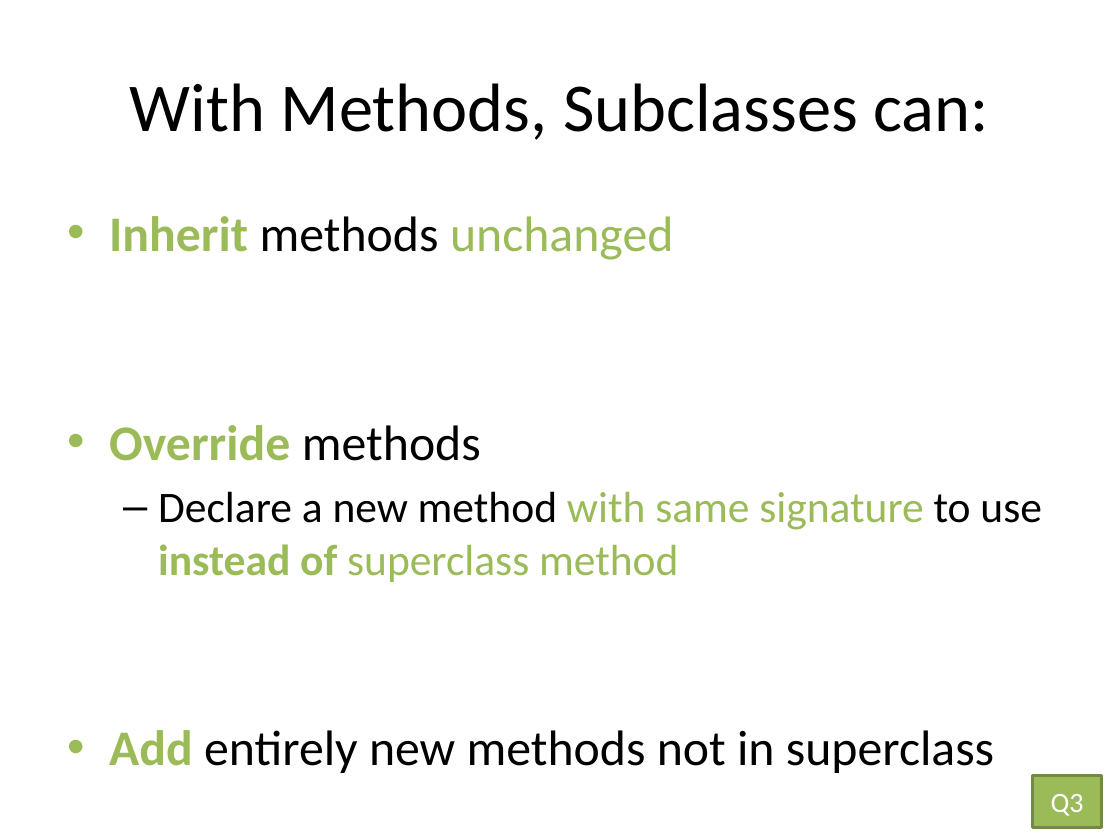
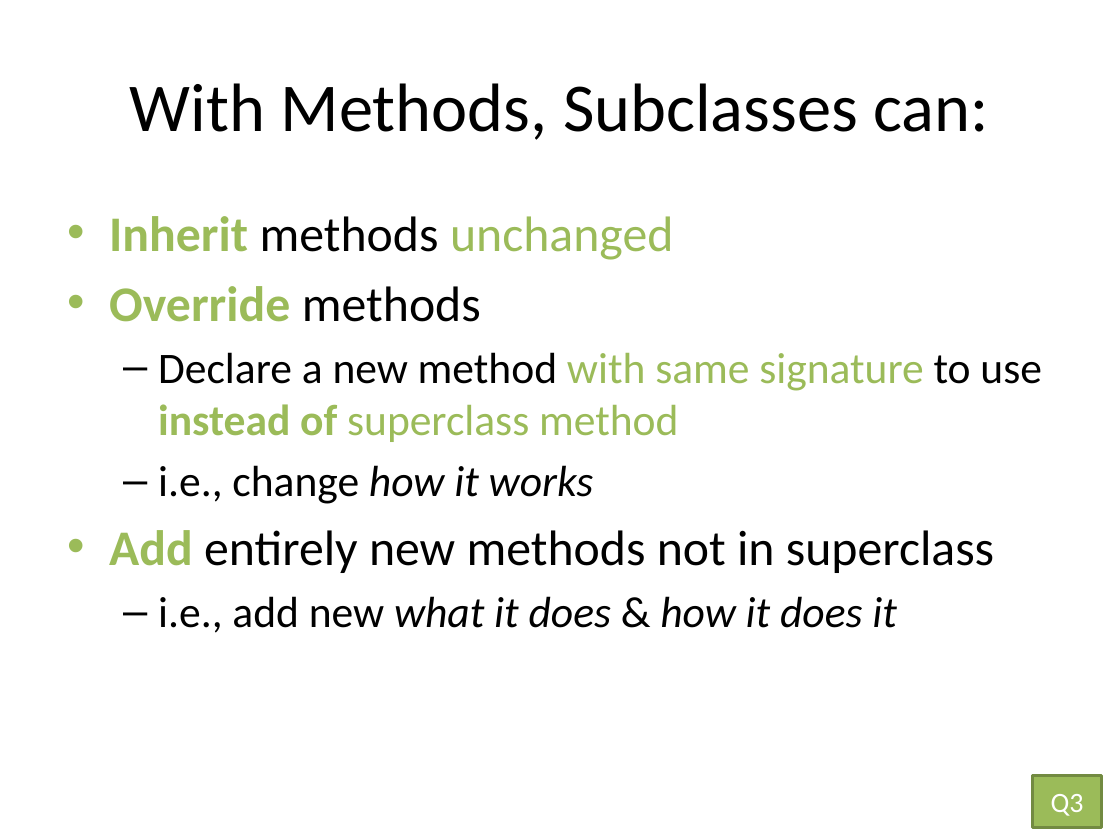
Before and after one commit to RHIT-CSSE/csse220, a slide deck: slide 10 of ClassMaterials/Inheritance/Slides/Inheritance.pptx (slide 9 before the commit). Drawn at 1120x840 pixels with LibreOffice and Linux fonts; fonts in the diff are those of the drawing. Boxes give left, top, right and bottom in pixels: in the first picture for what was removed or moved away, otherwise in the second. Text is boxed around its words. In the diff, an @@ line names an element or a change of style, - is before the commit and + after.

```diff
--- a/ClassMaterials/Inheritance/Slides/Inheritance.pptx
+++ b/ClassMaterials/Inheritance/Slides/Inheritance.pptx
@@ text at (x1=158, y1=465, x2=594, y2=504): paragraph added @@
+  – i.e., change how it works
@@ text at (x1=158, y1=596, x2=897, y2=633): paragraph added @@
+  – i.e., add new what it does & how it does it
```
Also in this commit, not shown: 9 other slides changed, 2 slides added.
